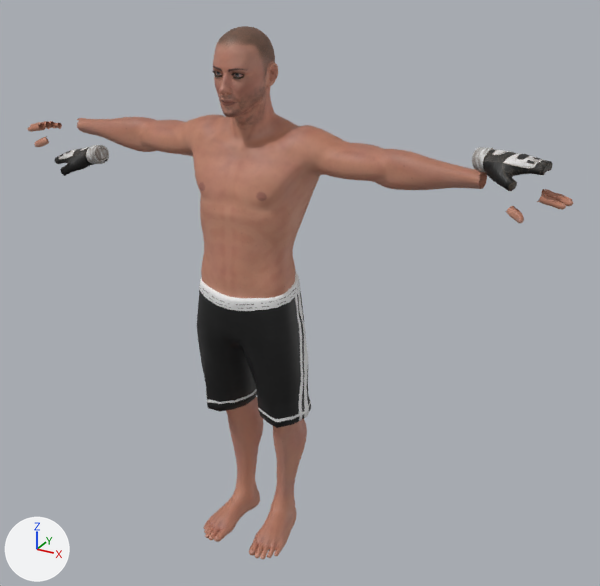
Two versions of the COLLADA model ruckus/art.scnassets/regularBoxer.dae, one commit apart.
One viewpoint serves both versions: a camera (50 mm lens) standing at (1.35, -2.13, 2.05) and looking at (0.13, 0.09, 0.94). The axes (+X, +Y, +Z) are drawn at lower left. The lights are the same throughout.

The older version as bpy lines, for what is in view:
```python
me_body = bpy.data.meshes.new('Body')
me_body.from_pydata(...)  # 12660 vertices, 24834 faces; spans x -0.97..0.97, y -0.18..0.16, z 0.0..1.79
me_body.materials.append(mat_bodymat)  # picture img_boxer_body_diffuse_png
me_bottoms = bpy.data.meshes.new('Bottoms')
me_bottoms.from_pydata(...)  # 387 vertices, 770 faces; spans x -0.198..0.199, y -0.155..0.134, z 0.506..1.028
me_bottoms.materials.append(mat_bottommat)  # picture img_boxer_bottom_diffuse_png
me_gloves = bpy.data.meshes.new('Gloves')
me_gloves.from_pydata(...)  # 1234 vertices, 2410 faces; spans x -0.91..0.91, y -0.04..0.11, z 1.35..1.44
me_gloves.materials.append(mat_glovemat)  # picture img_boxer_glove_diffuse_png
ob_body = bpy.data.objects.new('Body', me_body)
ob_body.location = (0.0, 0.004, 0.001)
ob_body.rotation_euler = (0.0, -0.000053, 0.0)  # degrees (0, 0, 0)
ob_bottoms = bpy.data.objects.new('Bottoms', me_bottoms)
ob_bottoms.location = (0.0, 0.004, 0.001)
ob_bottoms.rotation_euler = (0.0, -0.000053, 0.0)  # degrees (0, 0, 0)
ob_gloves = bpy.data.objects.new('Gloves', me_gloves)
ob_gloves.location = (0.174, 0.008, -0.012)
ob_gloves.rotation_euler = (0.00178, -0.122, -0.0521)  # degrees (0.1, -7, -3)
```
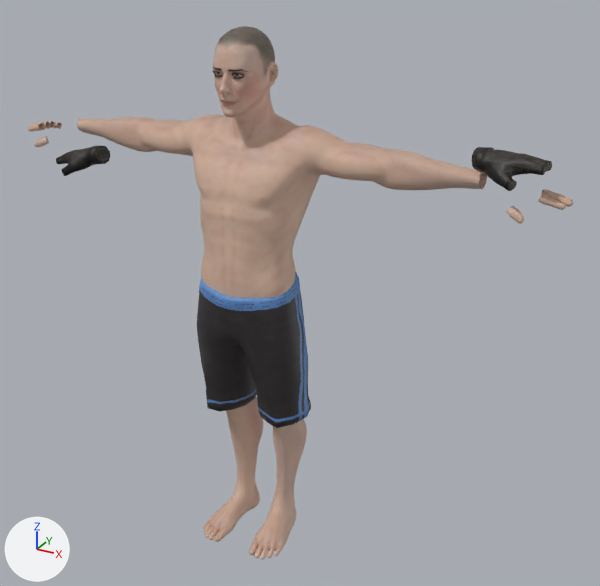
Boxes (x1, y1, x2, y2) around the edits, measured in the pictures (600 x 586 px; the box of a moved part takes in the faces that stretch with it):
'Gloves', reshaped, moved, turned: before (55, 145, 553, 191); after (56, 146, 552, 191)
part 1 of me_body, moved or reshaped: before (219, 33, 278, 116); after (218, 34, 278, 115)
part 2 of me_body, moved or reshaped: before (206, 508, 283, 558); after (207, 508, 283, 558)
part 3 of me_body, moved or reshaped: before (509, 192, 572, 221); after (513, 192, 572, 221)
part 4 of me_body, moved or reshaped: (28, 122, 44, 146) in both
part 5 of me_body, recoloured (brown to beige): (31, 26, 573, 559) in both
part 6 of me_bottoms, recoloured: (199, 272, 311, 428) in both
part 7 of me_gloves, recoloured (grey to black): before (56, 145, 553, 191); after (58, 146, 552, 190)

Patch to the scene script:
```diff
--- a/ruckus/art.scnassets/regularBoxer.dae.py
+++ b/ruckus/art.scnassets/regularBoxer.dae.py
@@ img_boxer_packed1_diffuse_png @@
+img_boxer_packed1_diffuse_png = load_image('boxer_Packed1_Diffuse.png', 'boxer_Packed1_Diffuse.png', 1024, 1024, 'sRGB')
@@ img_boxer_packed0_diffuse_png @@
+img_boxer_packed0_diffuse_png = load_image('boxer_Packed0_Diffuse.png', 'boxer_Packed0_Diffuse.png', 1024, 1024, 'sRGB')
@@ mat_packedmaterial1mat @@
+mat_packedmaterial1mat = principled_material('PackedMaterial1mat')
+mat_packedmaterial1mat.texture = img_boxer_packed1_diffuse_png
+mat_packedmaterial1mat.roughness = 0.55
@@ mat_packedmaterial0mat @@
+mat_packedmaterial0mat = principled_material('PackedMaterial0mat')
+mat_packedmaterial0mat.texture = img_boxer_packed0_diffuse_png
+mat_packedmaterial0mat.roughness = 0.55
@@ me_body @@
 # used by ob_body; location = (0.0, 0.004, 0.001); rotation_euler = (0.0, -0.000053, 0.0), in degrees (0, 0, 0)
-me_body.from_pydata(...)  # 12660 vertices, 24834 faces; spans x -0.97..0.97, y -0.18..0.16, z 0.0..1.79
+me_body.from_pydata(...)  # 12660 vertices, 24836 faces; spans x -0.97..0.97, y -0.18..0.16, z 0.0..1.79
+# me_body part 1: 67 vertices moved within x -0.09..0.09, y -0.1..0.06, z 1.54..1.76
+# me_body part 2: 64 vertices moved within x -0.15..0.16, y -0.18..0.07, z 0.0..0.11
+# me_body part 3: 34 vertices moved within x 0.83..0.96, y -0.04..0.1, z 1.35..1.4
+# me_body part 4: 27 vertices moved within x -0.96..-0.84, y -0.04..0.1, z 1.35..1.4
+# me_body part 5: 9942 faces spanning x -0.97..0.97, y -0.18..0.16, z 0.0..1.79 switch from mat_bodymat (picture img_boxer_body_diffuse_png) to mat_packedmaterial0mat (picture img_boxer_packed0_diffuse_png)
@@ me_gloves @@
 # used by ob_gloves; location = (0.174, 0.008, -0.012); rotation_euler = (0.00178, -0.122, -0.0521), in degrees (0.1, -7, -3)
-me_gloves.from_pydata(...)  # 1234 vertices, 2410 faces; spans x -0.91..0.91, y -0.04..0.11, z 1.35..1.44
+me_gloves.from_pydata(...)  # 1234 vertices, 2412 faces; spans x -0.91..0.91, y -0.04..0.11, z 1.35..1.44
+# me_gloves part 7: 1655 faces spanning x -0.91..0.91, y -0.04..0.11, z 1.35..1.44 switch from mat_glovemat (picture img_boxer_glove_diffuse_png) to mat_packedmaterial1mat (picture img_boxer_packed1_diffuse_png)
@@ me_bottoms @@
 me_bottoms.from_pydata(...)  # 387 vertices, 770 faces; spans x -0.198..0.199, y -0.155..0.134, z 0.506..1.028
 # used by ob_bottoms; location = (0.0, 0.004, 0.001); rotation_euler = (0.0, -0.000053, 0.0), in degrees (0, 0, 0)
+# me_bottoms part 6: 616 faces spanning x -0.198..0.199, y -0.155..0.134, z 0.506..1.028 switch from mat_bottommat (picture img_boxer_bottom_diffuse_png) to mat_packedmaterial1mat (picture img_boxer_packed1_diffuse_png)
@@ ob_gloves @@
 ob_gloves = bpy.data.objects.new('Gloves', me_gloves)
-ob_gloves.location = (0.174, 0.008, -0.012)
-ob_gloves.rotation_euler = (0.00178, -0.122, -0.0521)  # degrees (0.1, -7, -3)
+ob_gloves.location = (0.178, 0.008, -0.012)
+ob_gloves.rotation_euler = (0.00201, -0.125, -0.0571)  # degrees (0.1, -7.2, -3.3)
```
